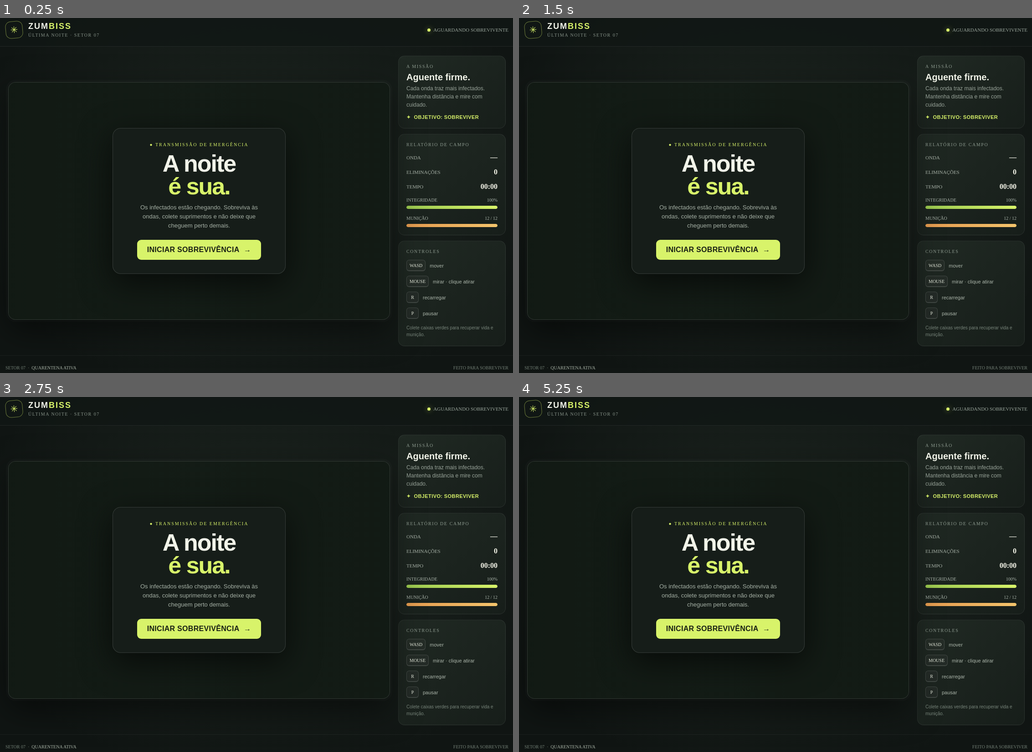
Above: before the commit, frames 1-4 (two rows, left to right).
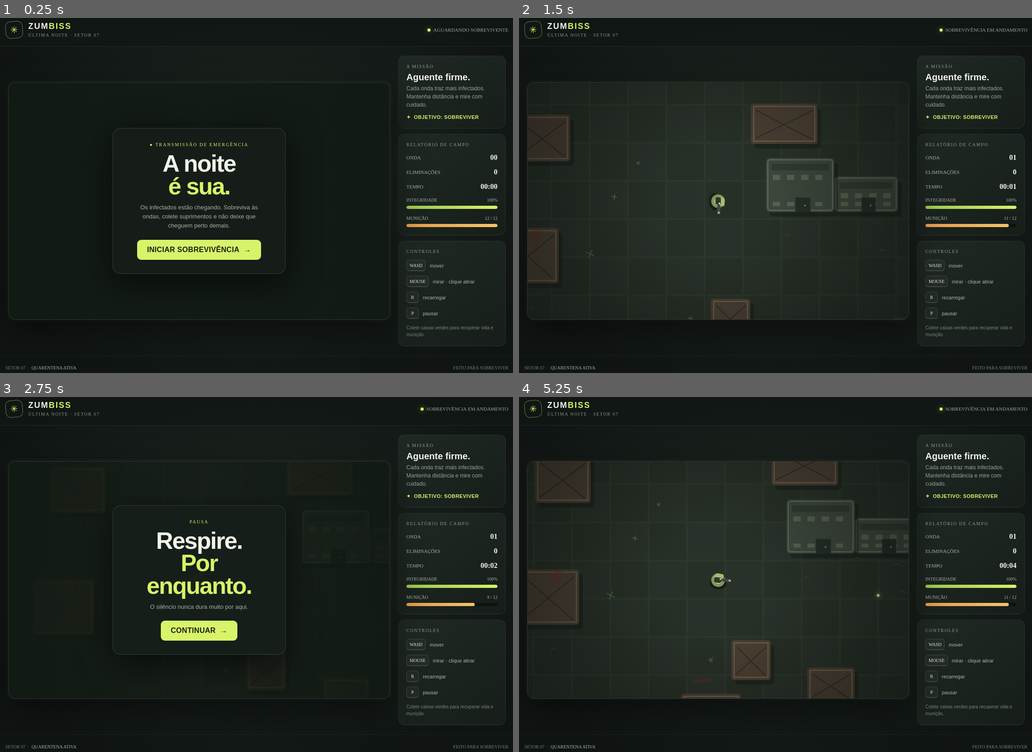
Above: after the commit, the same moments.

Repository: alemaosousarj-glitch/PlayGround
Game: browser game, page index.html
Two runs of this game, one before a commit and one after it. Both use one fixed random seed, a clock stepped at 60 frames per second and the inputs below.
Inputs (mouse positions are in pixels of both pictures, inside the frame that each line leads up to):
- Up to frame 1 (0.25 s): no input
- Up to frame 2 (1.5 s): click "INICIAR SOBREVIVÊNCIA →" at 0.27 s; hold Right from 1.03 s (still down); click (719, 223) at 1.07 s
- Up to frame 3 (2.75 s): release Right at 1.53 s; hold Down 1.58-1.85 s; click (123, 556) at 1.67 s; hold Left 1.9-2.47 s; click (277, 542) at 2.27 s; tap P at 2.52 s; hold Up from 2.52 s (still down)
- Up to frame 4 (5.25 s): release Up at 2.82 s; click (775, 627) at 2.87 s; hold Right 2.87-3.53 s; click "INICIAR SOBREVIVÊNCIA →" (after the commit: "CONTINUAR →") at 3.27 s; click (621, 638) at 3.47 s; tap R at 3.52 s; hold Up 3.58-3.82 s; hold Left 3.87-4.3 s; click (719, 531) at 4.07 s; hold Down 4.35-4.68 s; click (831, 592) at 4.67 s; hold Right 4.73-5.23 s

The runs differ from the first frame. In frame 1, less than 0.1% of the frame differs, in the area x 95-97%, y 38-40%; in frame 2, 11%; in frame 3, 2.7%; in frame 4, 12%, in the area x 1-100%, y 2-85%.

Commit message:
Save source and v2 conversation for issue #3
Run: 43732505559
Generation: 43732505559-1794758363828

Diff:
--- a/index.html
+++ b/index.html
@@ -48,9 +48,9 @@
 for(let i=0;i<100;i++){const x=rand(25,WORLD.w-25),y=rand(25,WORLD.h-25);if(!obstacles.some(o=>x>o.x-24&&x<o.x+o.w+24&&y>o.y-24&&y<o.y+o.h+24))decor.push({x,y,type:Math.random()<.55?'grass':'crack',s:rand(3,10),rot:rand(0,6)});}}
 function reset(){elapsed=0;wave=0;kills=0;spawnClock=1;player.x=WORLD.w/2;player.y=WORLD.h/2;player.hp=100;player.ammo= …(313 unchanged characters)…
 function start(){reset();requestAnimationFrame(loop)}
-document.getElementById('startBtn').addEventListener('click' …(100 unchanged characters)… d('resumeBtn').addEventListener('click',()=>{paused=false;ui.pause.classList.add('hidden');last=performance.now();requestAnimationFrame(loop)});
-window.addEventListener('keydown',e=>{const k=e.key.toLowerC …(104 unchanged characters)… );if(k==='r'&&gameOn&&!over)reload();if(k==='p'&&gameOn&&!over)togglePause();if(k==='escape'&&gameOn&&!over)togglePause()});window.addEventListener('keyup',e=>keys[e.key.toLowerCase()]=false);
-function togglePause(){paused=!paused;ui.pause.classList.toggle('hidden',!paused);if(!paused){last=performance.now();requestAnimationFrame(loop)}}
+document.getElementById('startBtn').addEventListener('click' …(100 unchanged characters)… d('resumeBtn').addEventListener('click',togglePause);
+window.addEventListener('keydown',e=>{const k=e.key.toLowerC …(104 unchanged characters)… );if(k==='r'&&gameOn&&!over)reload();if(!e.repeat&&(k==='p'||k==='escape')&&gameOn&&!over)togglePause()});window.addEventListener('keyup',e=>keys[e.key.toLowerCase()]=false);
+function togglePause(){paused=!paused;ui.pause.classList.toggle('hidden',!paused);if(!paused&&gameOn&&!over){last=performance.now();requestAnimationFrame(loop)}}
 function pointerPos(e){const r=canvas.getBoundingClientRect();return{x:e.clientX-r.left,y:e.clientY-r.top}}
 canvas.addEventListener('pointerdown',e=>{const p=pointerPos(e);if(e.pointerType==='touch'){canvas.setPointerCapture(e. …(224 unchanged characters)…
 canvas.addEventListener('pointermove',e=>{const p=pointerPos(e);if(e.pointerType==='touch'&&touch.active&&touch.id===e. …(225 unchanged characters)…
@@ -92,3 +92,20 @@
 }
 function drawZombie(z){ctx.save();ctx.translate(z.x,z.y);ctx.rotate(Math.sin(z.walk)*.06);ctx.fillStyle='#11171088';ctx …(662 unchanged characters)…
 function drawPlayer(){ctx.save();ctx.translate(player.x,player.y);ctx.rotate(player.angle);ctx.fillStyle='#101610aa';ct …(698 unchanged characters)…
+
+function loop(ts){
+  if(!gameOn||paused||over){drawWorld();return}
+  const dt=Math.min((ts-last)/1000,0.033); last=ts;
+  update(dt);
+  drawWorld();
+  if(gameOn&&!paused&&!over)requestAnimationFrame(loop);
+}
+
+buildWorld();
+updateHud();
+drawWorld();
+window.addEventListener('blur',()=>{if(gameOn&&!over)togglePause()});
+})();
+</script>
+</body>
+</html>
Not shown, changed: .omgithub/checkpoint.json
Not shown, changed: .omgithub/conversation.json
